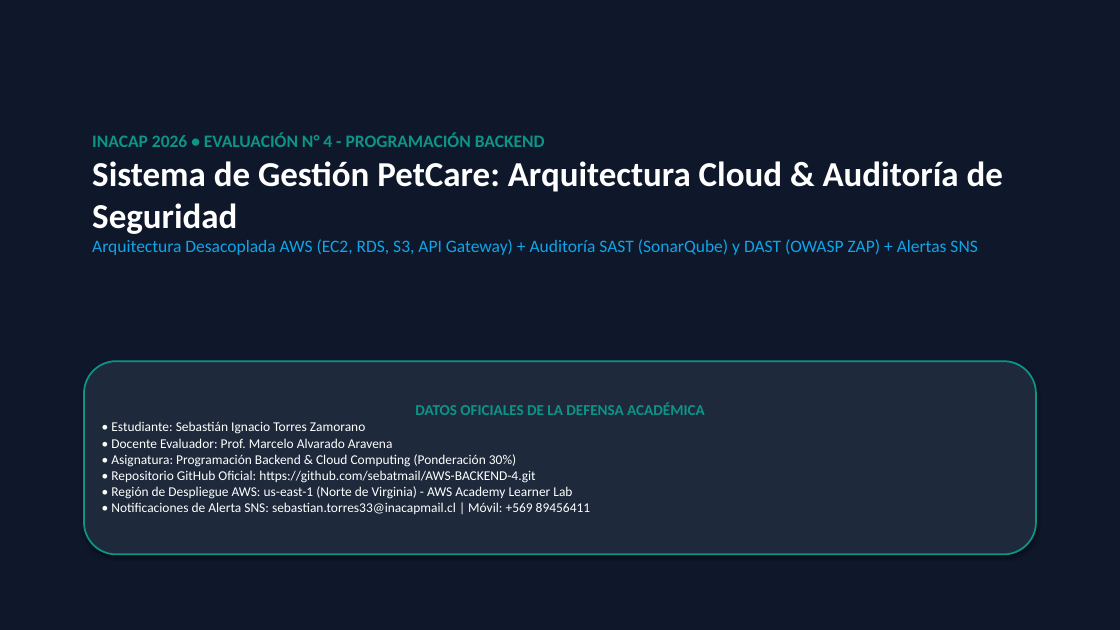
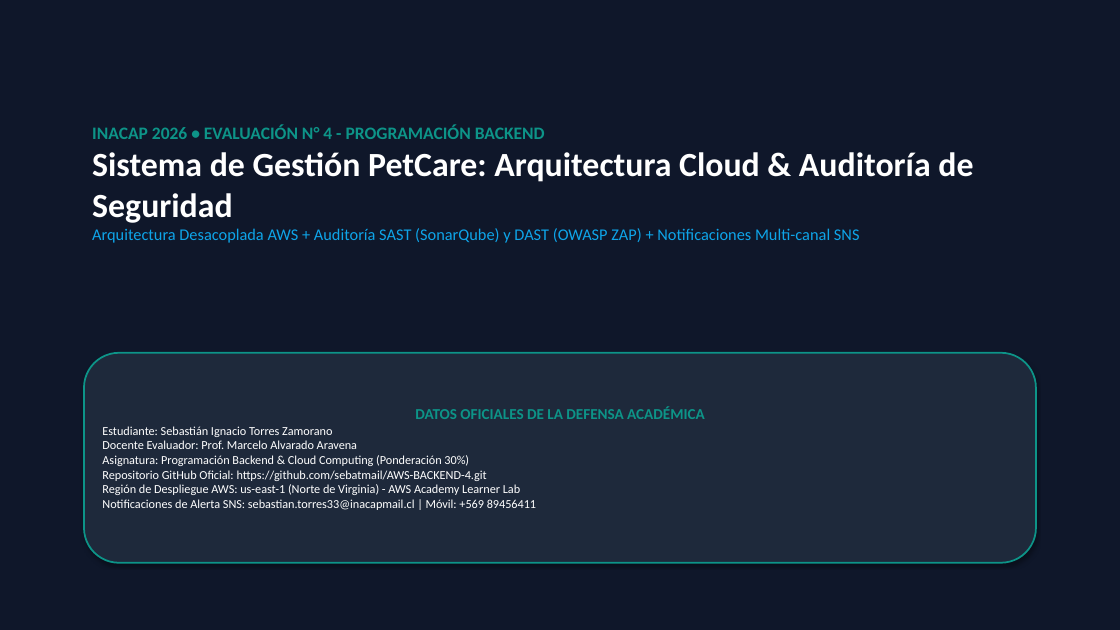
Before and after one commit to sebatmail/AWS-BACKEND-4, a slide deck: slide 1 of docs/PRESENTACION_EVALUACION_4_SEBASTIAN_TORRES.pptx. Drawn at 1120x630 pixels with LibreOffice and Linux fonts; fonts in the diff are those of the drawing. Boxes give left, top, right and bottom in pixels: in the first picture for what was removed or moved away, otherwise in the second. Text is boxed around its words. In the diff, an @@ line names an element or a change of style, - is before the commit and + after.

Commit message:
docs: embed authentic SonarQube and OWASP ZAP screenshots in presentation and evidence docs

```diff
--- a/docs/PRESENTACION_EVALUACION_4_SEBASTIAN_TORRES.pptx
+++ b/docs/PRESENTACION_EVALUACION_4_SEBASTIAN_TORRES.pptx
@@ text "INACAP 2026 • EVALUACIÓN N° ...": place and size @@
-text "INACAP 2026 • EVALUACIÓN N° ..." at box(92, 133, 1003, 255)
+text "INACAP 2026 • EVALUACIÓN N° ..." at box(92, 125, 973, 243)
@@ text at box(92, 152, 973, 223): size 30 to 29 pt in "Sistema de Gestión PetCare: Arquitectura Cloud & ..." @@
@@ text at box(92, 228, 860, 243): text changed; size 15 to 14 pt @@
-Arquitectura Desacoplada AWS (EC2, RDS, S3, API Gateway) + Auditoría SAST (SonarQube) y DAST (OWASP ZAP) + Alertas SNS
+Arquitectura Desacoplada AWS + Auditoría SAST (SonarQube) y DAST (OWASP ZAP) + Notificaciones Multi-canal SNS
@@ rounded rectangle "DATOS OFICIALES DE LA DEFENSA ...": place and size @@
-rounded rectangle "DATOS OFICIALES DE LA DEFENSA ..." at box(84, 361, 1036, 555)
+rounded rectangle "DATOS OFICIALES DE LA DEFENSA ..." at box(84, 353, 1036, 563)
@@ text in rounded rectangle at box(102, 426, 536, 510): text changed; size 11.5 to 10.5 pt @@
-• Estudiante: Sebastián Ignacio Torres Zamorano
-• Docente Evaluador: Prof. Marcelo Alvarado Aravena
-• Asignatura: Programación Backend & Cloud Computing (Ponderación 30%)
-• Repositorio GitHub Oficial: https://github.com/sebatmail/AWS-BACKEND-4.git
-• Región de Despliegue AWS: us-east-1 (Norte de Virginia) - AWS Academy Learner Lab
-• Notificaciones de Alerta SNS: sebastian.torres33@inacapmail.cl | Móvil: +569 89456411
+Estudiante: Sebastián Ignacio Torres Zamorano
+Docente Evaluador: Prof. Marcelo Alvarado Aravena
+Asignatura: Programación Backend & Cloud Computing (Ponderación 30%)
+Repositorio GitHub Oficial: https://github.com/sebatmail/AWS-BACKEND-4.git
+Región de Despliegue AWS: us-east-1 (Norte de Virginia) - AWS Academy Learner Lab
+Notificaciones de Alerta SNS: sebastian.torres33@inacapmail.cl | Móvil: +569 89456411
```
Also in this commit, not shown: 10 other slides changed, 4 slides added, 2 slides removed, 5 other files.
